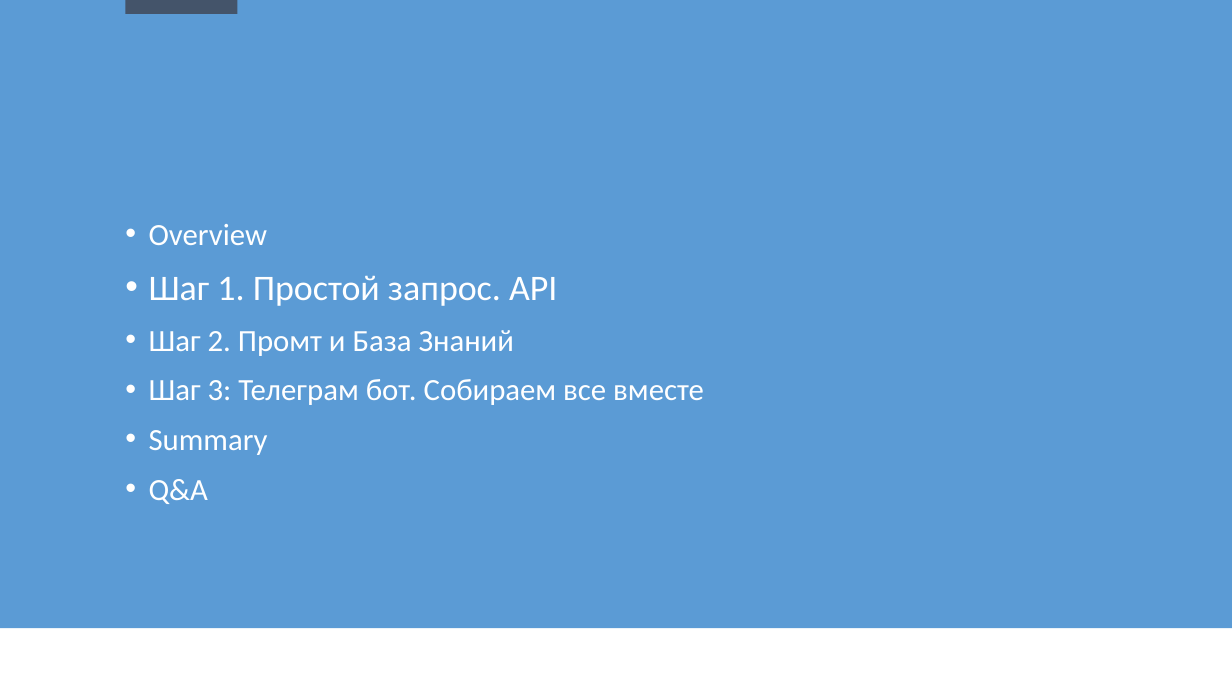
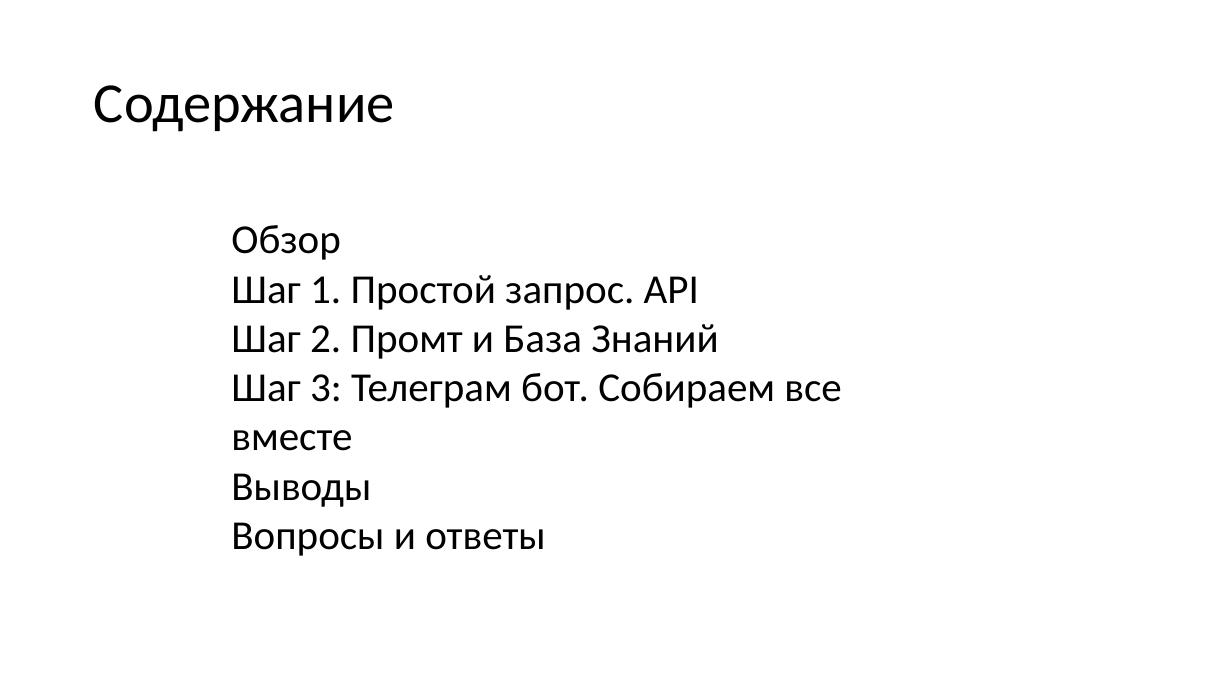
Before and after one commit to kvoloshenko/LLMT_01, a slide deck: slide 2 of TGNotebook/Docs/TGbotChatGPT_02_ru.pptx. Drawn at 1232x693 pixels with LibreOffice and Linux fonts; fonts in the diff are those of the drawing. Boxes give left, top, right and bottom in pixels: in the first picture for what was removed or moved away, otherwise in the second. Text is boxed around its words. In the diff, an @@ line names an element or a change of style, - is before the commit and + after.

```diff
--- a/TGNotebook/Docs/TGbotChatGPT_02_ru.pptx
+++ b/TGNotebook/Docs/TGbotChatGPT_02_ru.pptx
@@ rectangle removed at (x1=0, y1=0, x2=1232, y2=628) @@
@@ rectangle removed at (x1=126, y1=0, x2=238, y2=14) @@
@@ title added at (x1=94, y1=85, x2=395, y2=132), 44 pt, text #000000 @@
+Содержание
@@ text "Обзор" moved from (x1=149, y1=224, x2=704, y2=504) to (x1=231, y1=225, x2=841, y2=556) @@
@@ text at (x1=231, y1=225, x2=341, y2=260): text changed; size 24 to 32 pt; text colour #FFFFFF to #000000 @@
-• Overview
+Обзор
@@ text at (x1=231, y1=275, x2=841, y2=451): size 28 to 32 pt in "Шаг 1. Простой запрос. API"; text colour #FFFFFF to #000000 in "Шаг 1. Простой запрос. API", "Шаг 2. Промт и База Знаний", "Шаг 3: Телеграм бот. Собираем все вместе"; size 24 to 32 pt in "Шаг 2. Промт и База Знаний", "Шаг 3: Телеграм бот. Собираем все вместе"; bullet • to none; less space between paragraphs @@
@@ text at (x1=231, y1=473, x2=545, y2=556): text changed; size 24 to 32 pt; text colour #FFFFFF to #000000 @@
-• Summary
-• Q&A
+Выводы
+Вопросы и ответы
```
Also in this commit, not shown: 2 other slides changed, 1 slide added, 1 slide removed, 1 other file.
